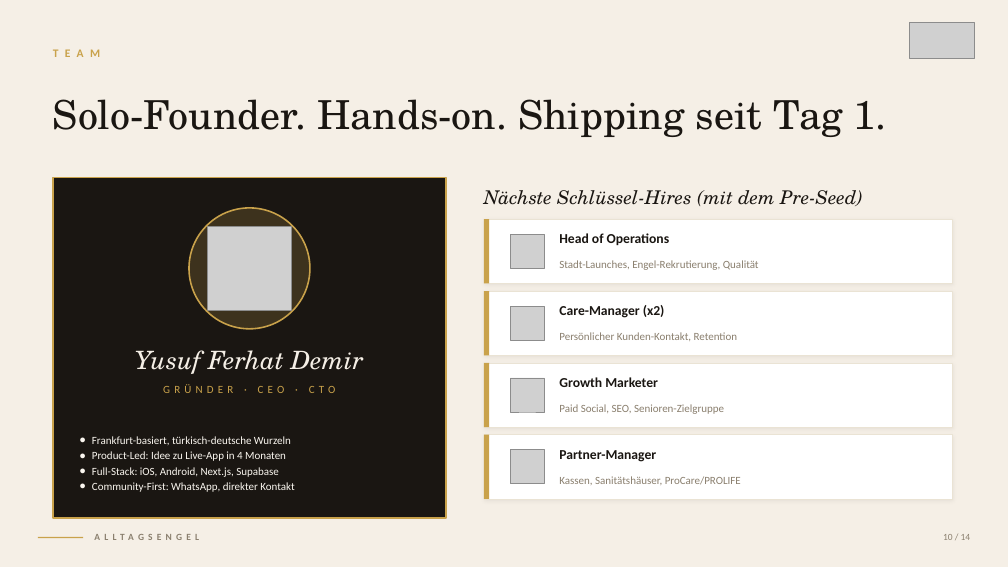
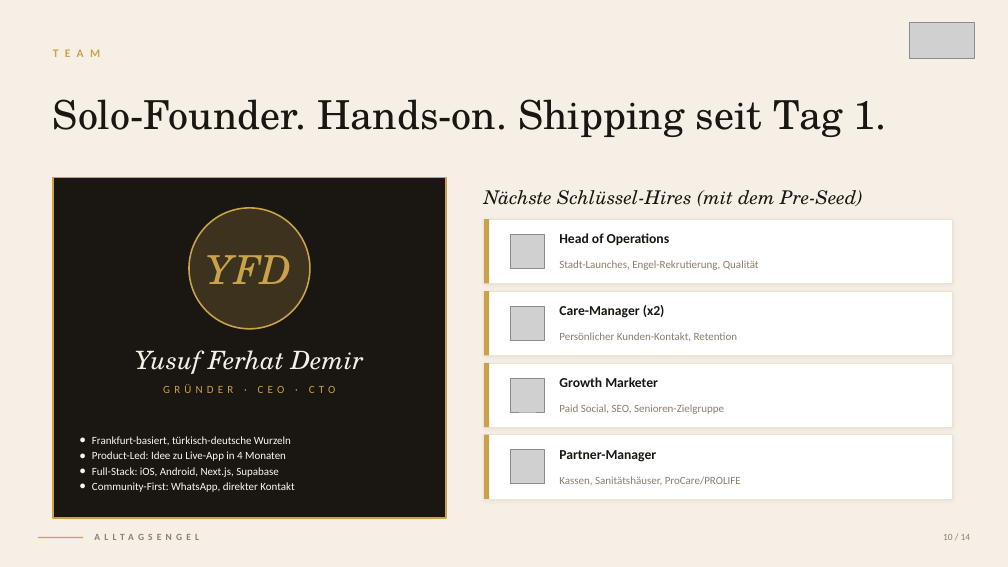
Before and after one commit to YusufFerhatDemir/alltagsengel, a slide deck: slide 10 of investor/AlltagsEngel_PitchDeck_2026.pptx. Drawn at 1008x567 pixels with LibreOffice and Linux fonts; fonts in the diff are those of the drawing; grey boxes stand for pictures. Boxes give left, top, right and bottom in pixels: in the first picture for what was removed or moved away, otherwise in the second. Text is boxed around its words. In the diff, an @@ line names an element or a change of style, - is before the commit and + after.

```diff
--- a/investor/AlltagsEngel_PitchDeck_2026.pptx
+++ b/investor/AlltagsEngel_PitchDeck_2026.pptx
@@ picture removed at (208, 227, 291, 310) @@
@@ text added at (207, 255, 292, 284), 38 pt, text #C9A24B, italic @@
+YFD
```
Also in this commit, not shown: 3 other slides changed, 8 other files.
